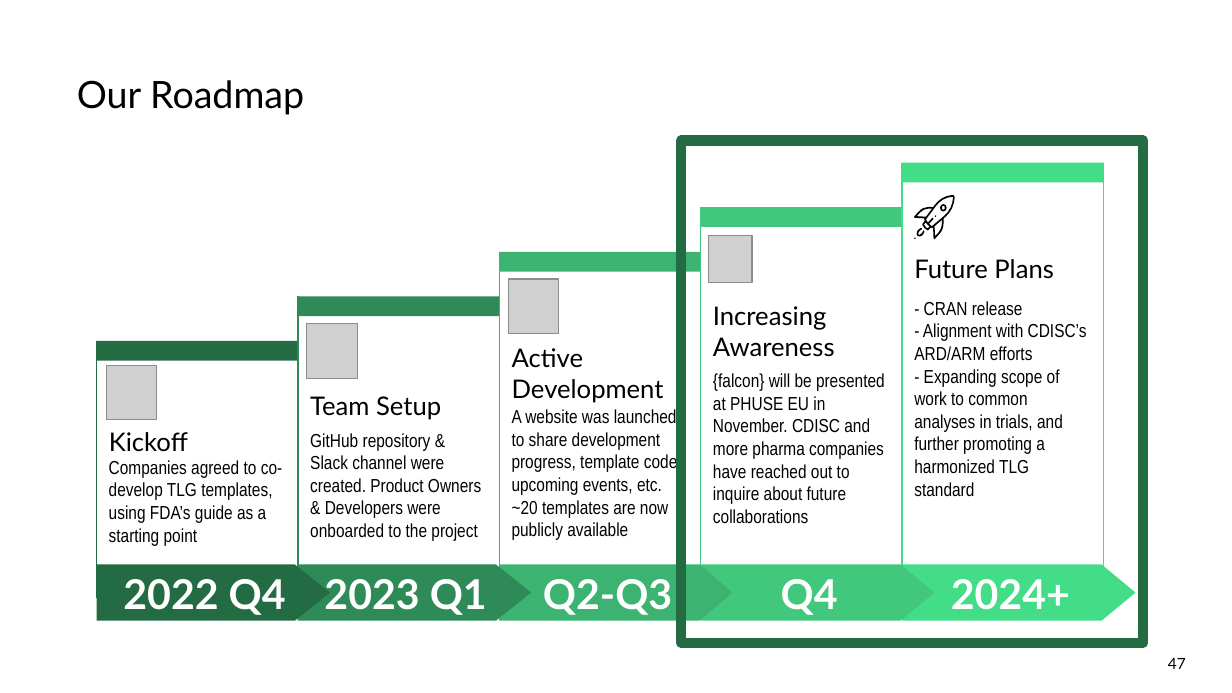
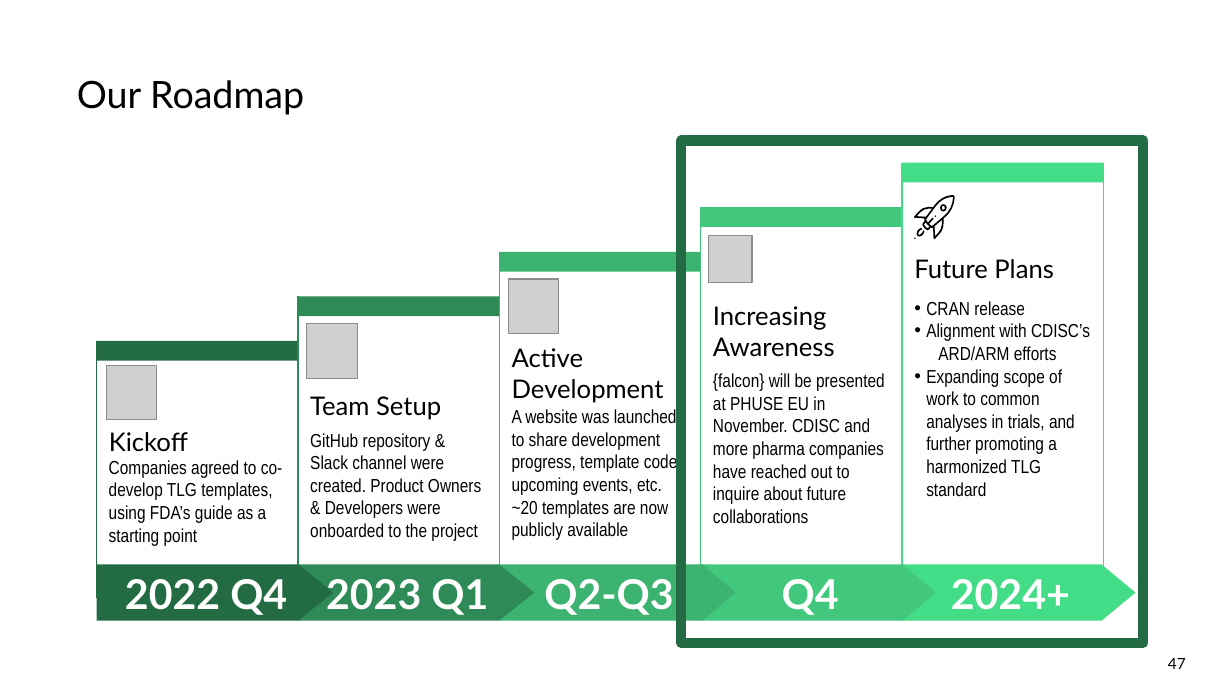
Before and after one commit to pharmaverse/cardinal, a slide deck: slide 47 of quarto/assets/resources/RinPharma_Workshop_2023.pptx. Drawn at 1232x693 pixels with LibreOffice and Linux fonts; fonts in the diff are those of the drawing; grey boxes stand for pictures. Boxes give left, top, right and bottom in pixels: in the first picture for what was removed or moved away, otherwise in the second. Text is boxed around its words. In the diff, an @@ line names an element or a change of style, - is before the commit and + after.

```diff
--- a/quarto/assets/resources/RinPharma_Workshop_2023.pptx
+++ b/quarto/assets/resources/RinPharma_Workshop_2023.pptx
@@ text at [926, 301, 1090, 496]: text changed @@
-- CRAN release
-- Alignment with CDISC’s ARD/ARM efforts
-- Expanding scope of work to common analyses in trials, and further promoting a harmonized TLG standard
+• CRAN release
+• Alignment with CDISC’s ARD/ARM efforts
+• Expanding scope of work to common analyses in trials, and further promoting a harmonized TLG standard
@@ pentagon arrow "2022 Q4": place and size @@
-pentagon arrow "2022 Q4" at [96, 564, 329, 621]
+pentagon arrow "2022 Q4" at [96, 564, 333, 621]
@@ pentagon arrow "2023 Q1": place and size @@
-pentagon arrow "2023 Q1" at [298, 564, 531, 621]
+pentagon arrow "2023 Q1" at [298, 564, 535, 621]
@@ pentagon arrow "Q2-Q3": place and size @@
-pentagon arrow "Q2-Q3" at [499, 564, 732, 621]
+pentagon arrow "Q2-Q3" at [499, 564, 736, 621]
```
Also in this commit, not shown: 28 other slides changed.
